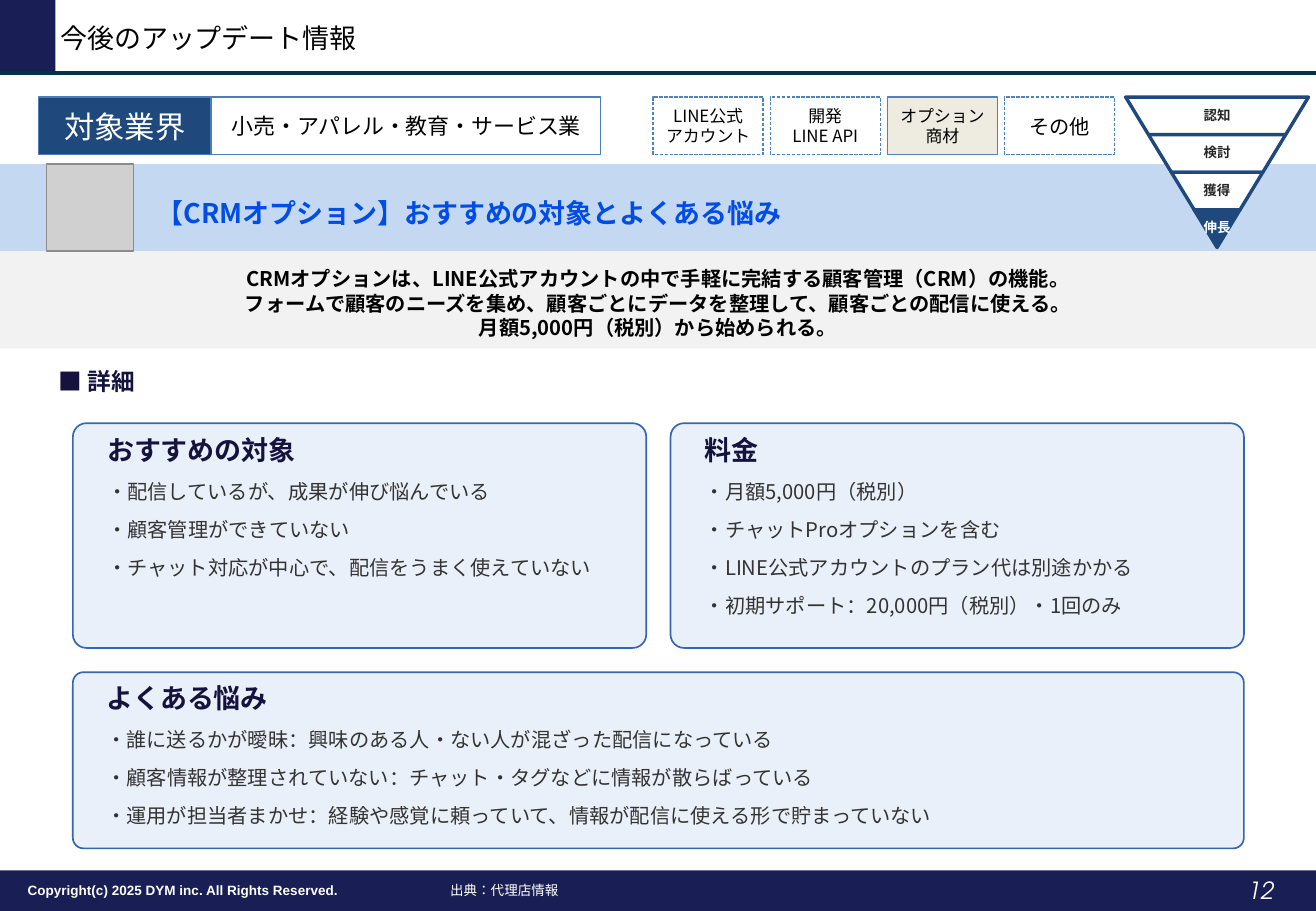
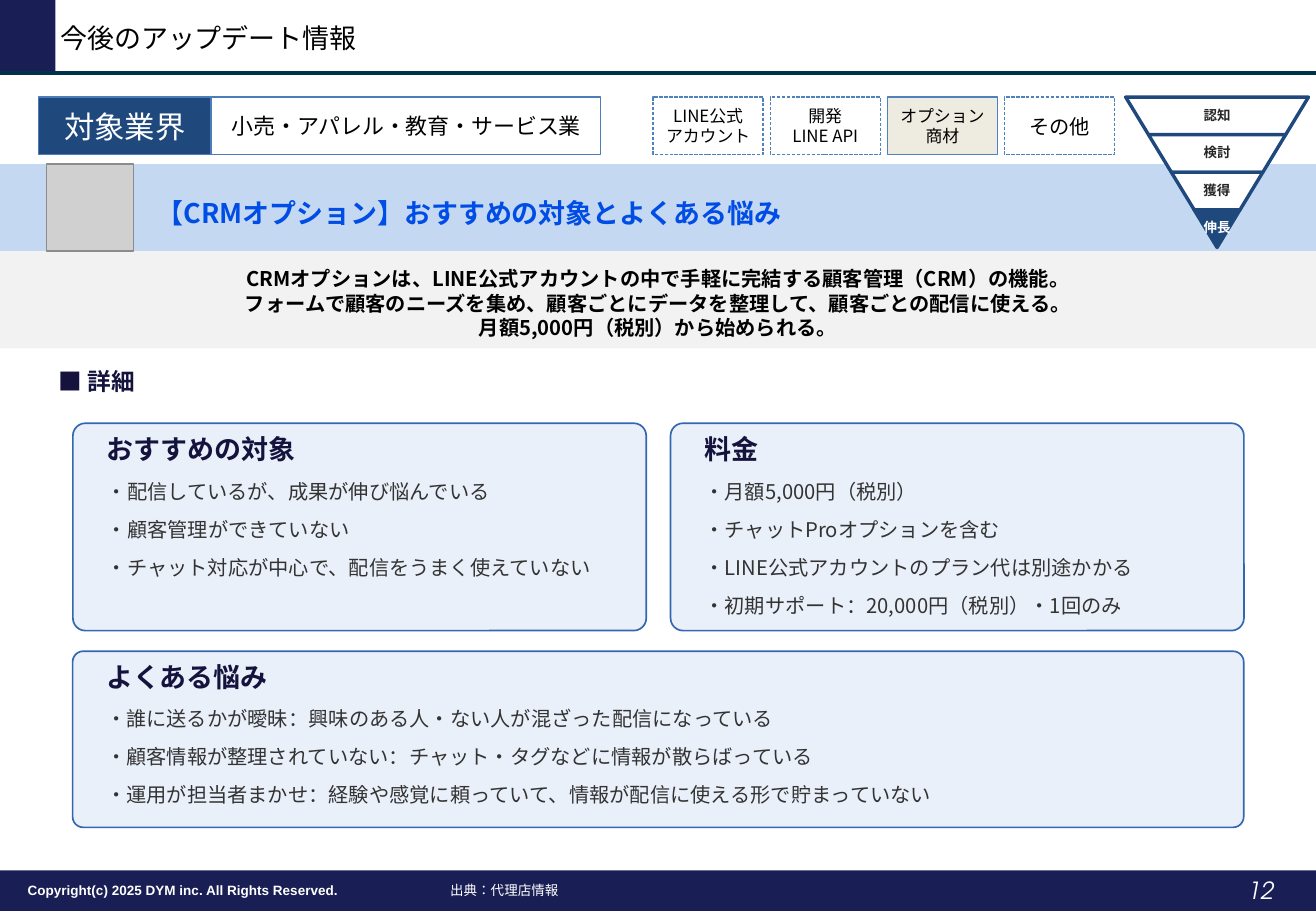
Before and after one commit to tonomura-r-dev/folder, a slide deck: slide 12 of LINEOA媒体最新情報_2026年10月トレンドレポート.pptx. Drawn at 1316x911 pixels with LibreOffice and Linux fonts; fonts in the diff are those of the drawing; grey boxes stand for pictures; background and template pictures are left out. Boxes give left, top, right and bottom in pixels: in the first picture for what was removed or moved away, otherwise in the second. Text is boxed around its words. In the diff, an @@ line names an element or a change of style, - is before the commit and + after.

```diff
--- a/LINEOA媒体最新情報_2026年10月トレンドレポート.pptx
+++ b/LINEOA媒体最新情報_2026年10月トレンドレポート.pptx
@@ rounded rectangle "おすすめの対象": place and size @@
-rounded rectangle "おすすめの対象" at bbox=[73, 423, 646, 648]
+rounded rectangle "おすすめの対象" at bbox=[73, 423, 646, 631]
@@ rounded rectangle "料金": place and size @@
-rounded rectangle "料金" at bbox=[671, 423, 1244, 648]
+rounded rectangle "料金" at bbox=[671, 423, 1244, 631]
@@ rounded rectangle "よくある悩み": place and size @@
-rounded rectangle "よくある悩み" at bbox=[73, 672, 1244, 848]
+rounded rectangle "よくある悩み" at bbox=[73, 651, 1244, 828]
```
Also in this commit, not shown: 8 other slides changed, 2 other files.
